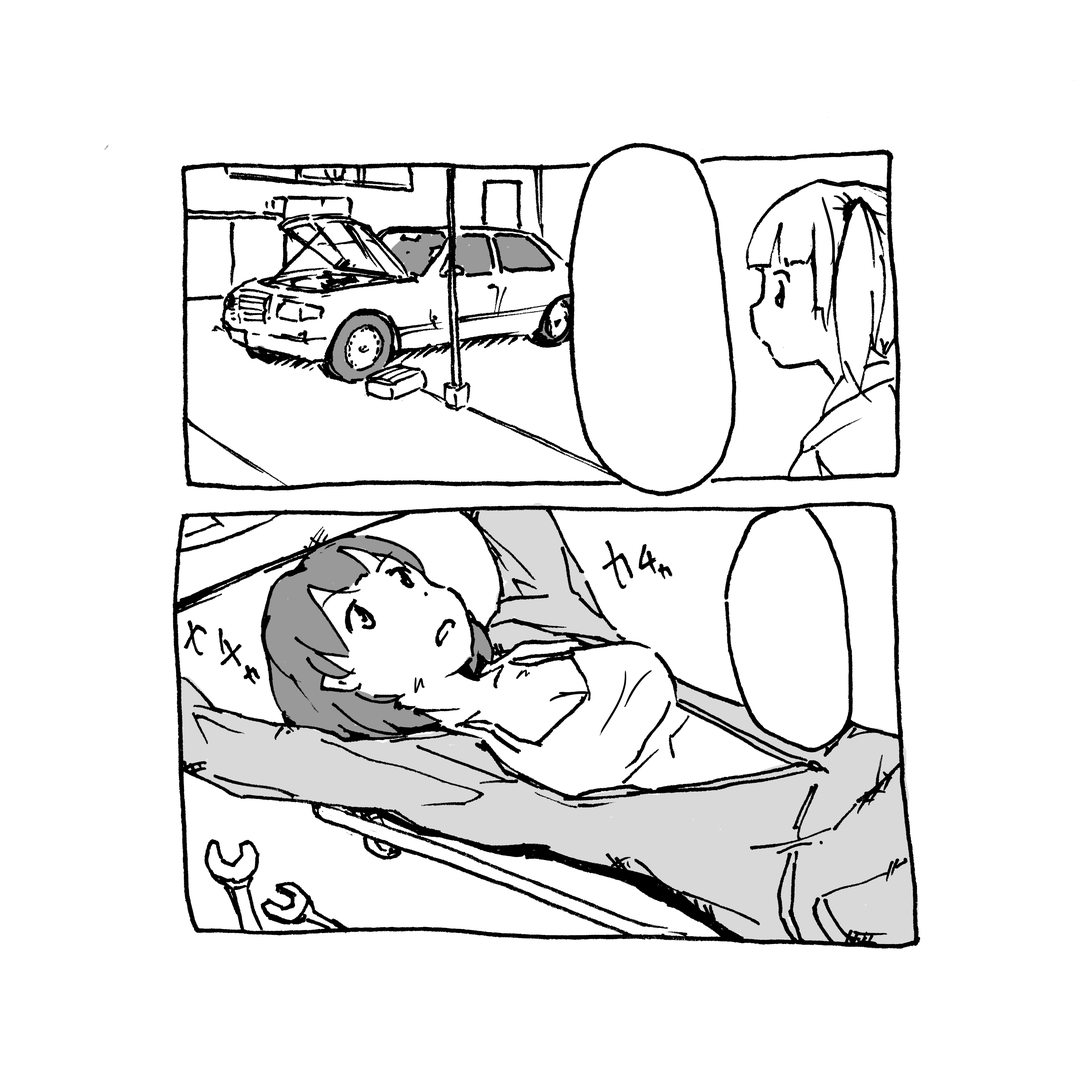
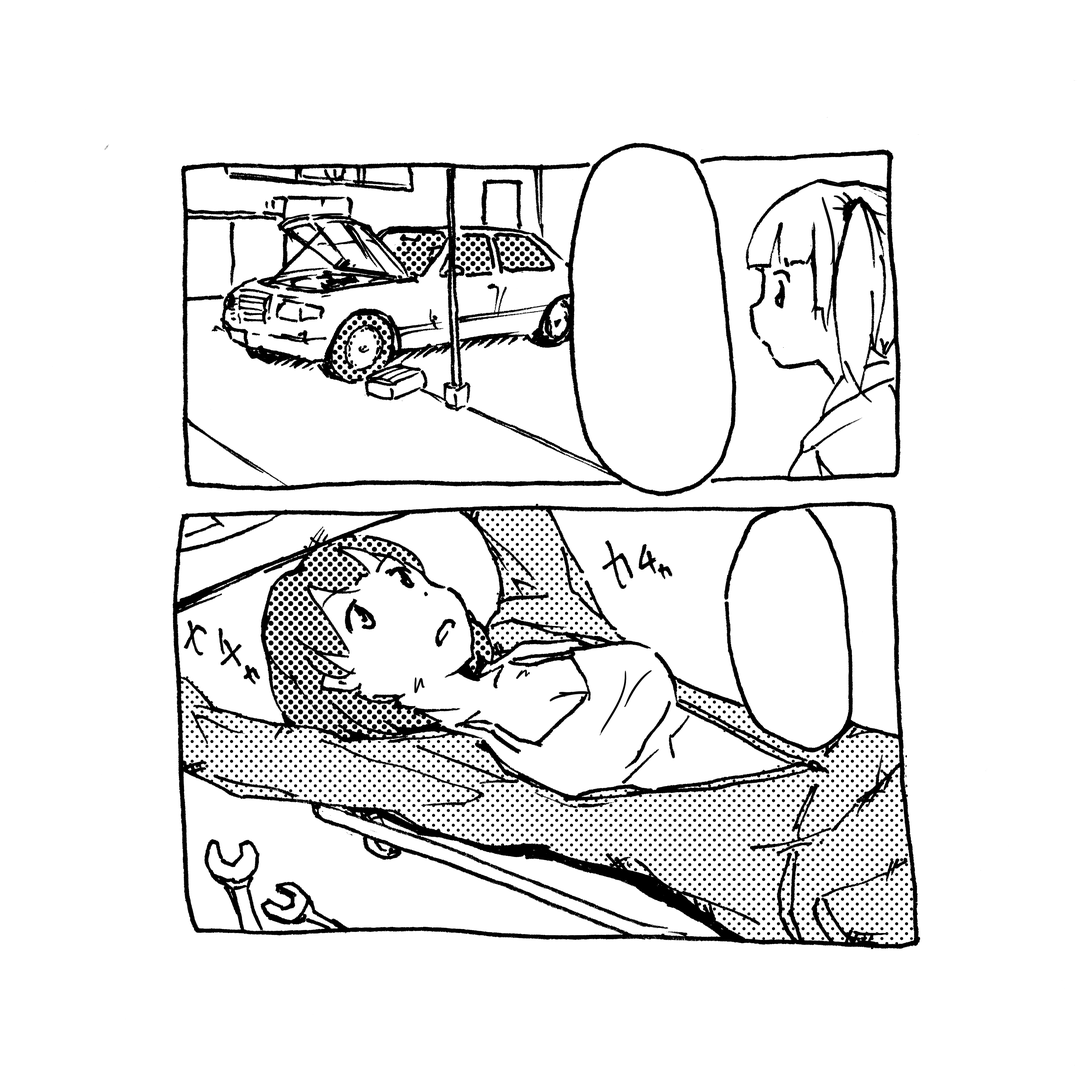
Two versions of the same layered image (1091x1091). Layer-by-layer changes:
added layer "レイヤー 3" (multiply) above "グループ 1" over [176, 233, 920, 950]
moved "レイヤー 2" into group "グループ 1" over [176, 502, 920, 950]
moved "レイヤー 1" into group "グループ 1" over [250, 233, 575, 741]
added layer "べた塗り 1" over [176, 233, 920, 950]
